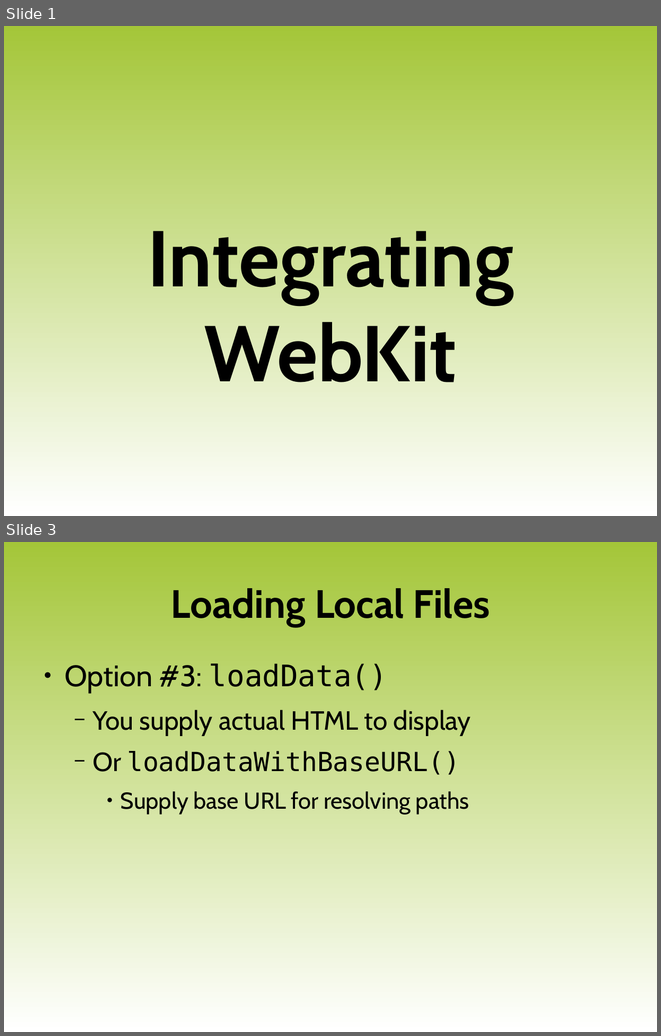
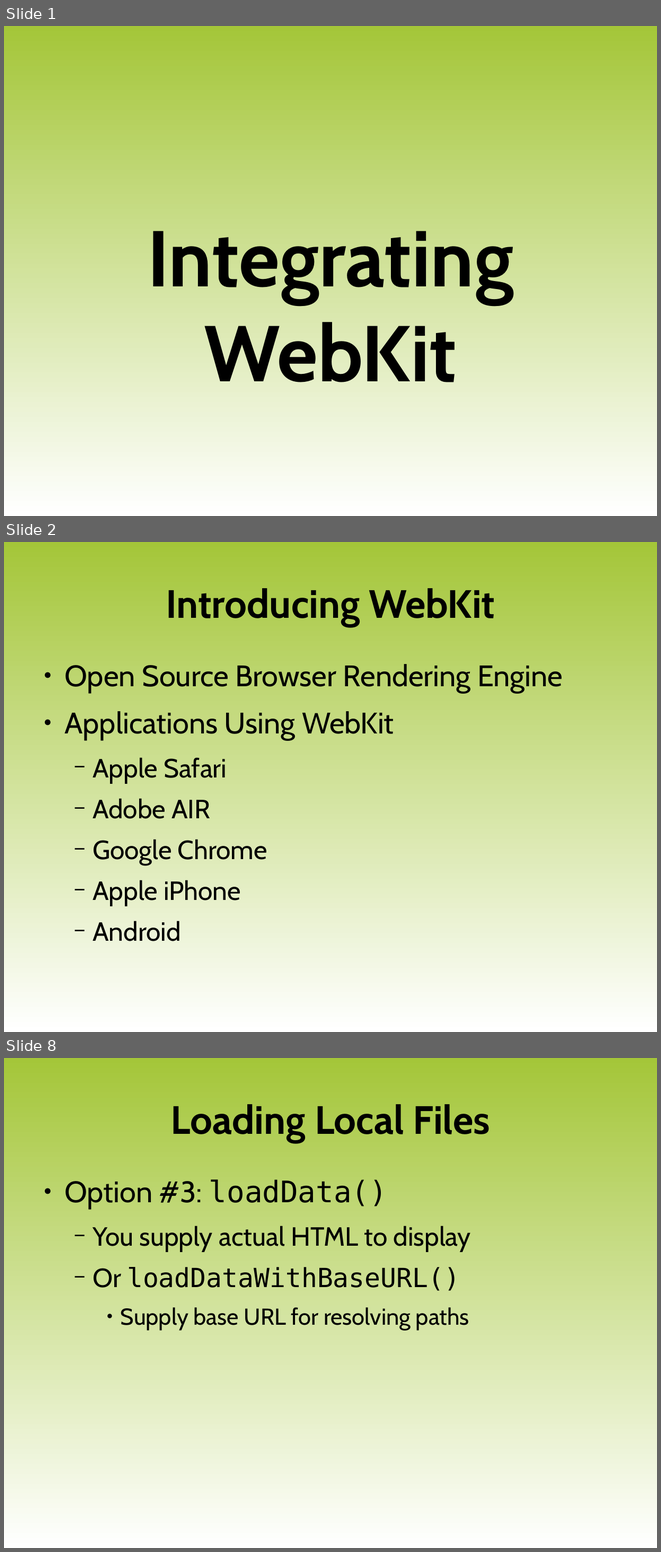
Before and after one commit to luigi-agosti/cw-courseware, a slide deck: XX-WebKit.odp. Shown one above the other, each under a label of ours: slides 1 and 3 before the commit, slides 1, 2 and 8 after it; the slides between them are not shown. The pictures are 661x1036 and 661x1552 pixels, drawn with LibreOffice and Linux fonts; fonts in the diff are those of the drawing; background and template pictures are left out. Boxes give left, top, right and bottom in pixels: in the first picture for what was removed or moved away, otherwise in the second. Text is boxed around its words. In the diff, an @@ line names an element or a change of style, - is before the commit and + after.

```diff
--- a/XX-WebKit.odp
+++ b/XX-WebKit.odp
@@ slide 2 added at box(4, 542, 657, 1032), background gradient #A4C639 to #FFFFFF @@
@@ title added at box(166, 588, 495, 627), 48 pt, text #000000, bold @@
+Introducing WebKit
@@ text added at box(64, 664, 563, 941), 36 pt, text #000000 @@
+● Open Source Browser Rendering Engine
+● Applications Using WebKit
+  − Apple Safari
+  − Adobe AIR
+  − Google Chrome
+  − Apple iPhone
+  − Android
@@ what was slide 3 is now slide 8 @@
```
Also in this commit, not shown: 5 slides changed, 4 other slides added.
